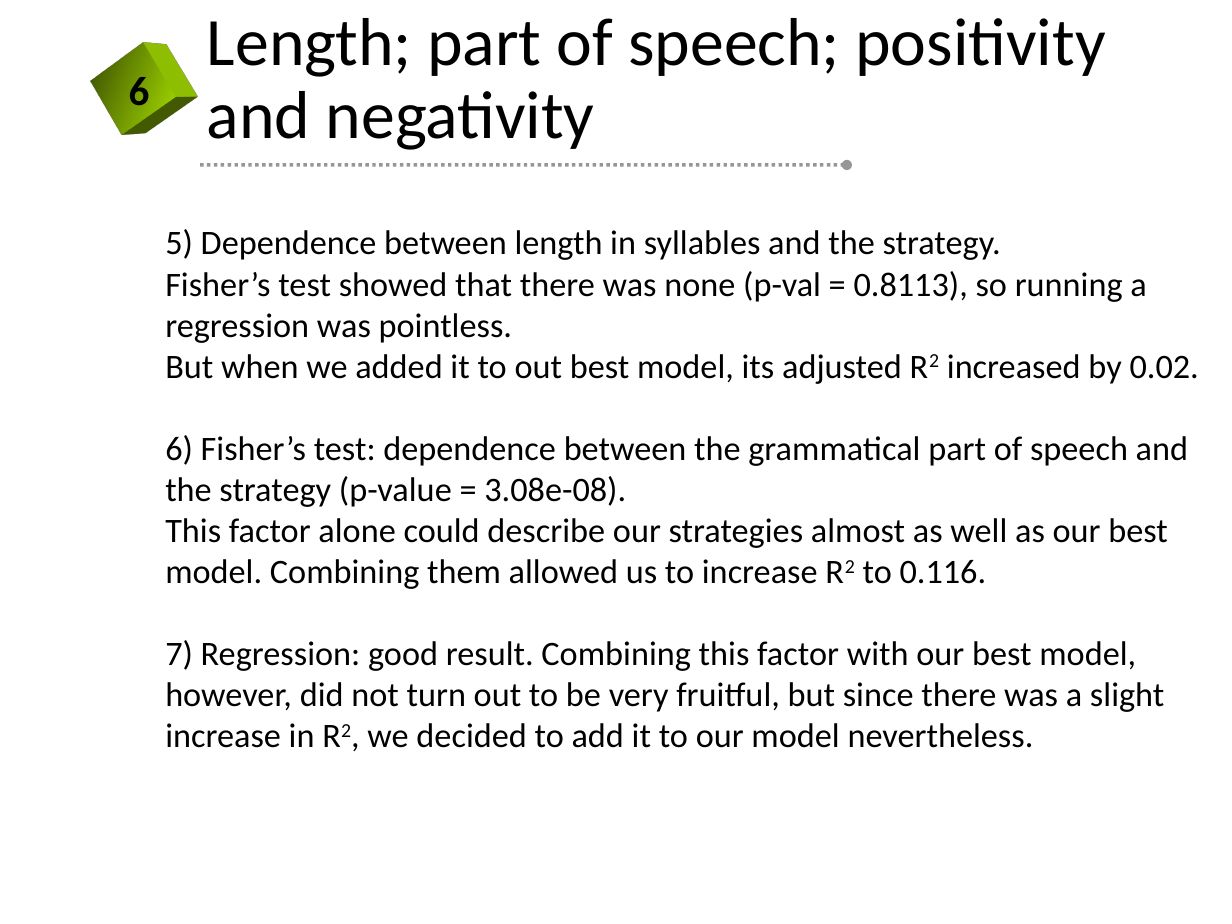
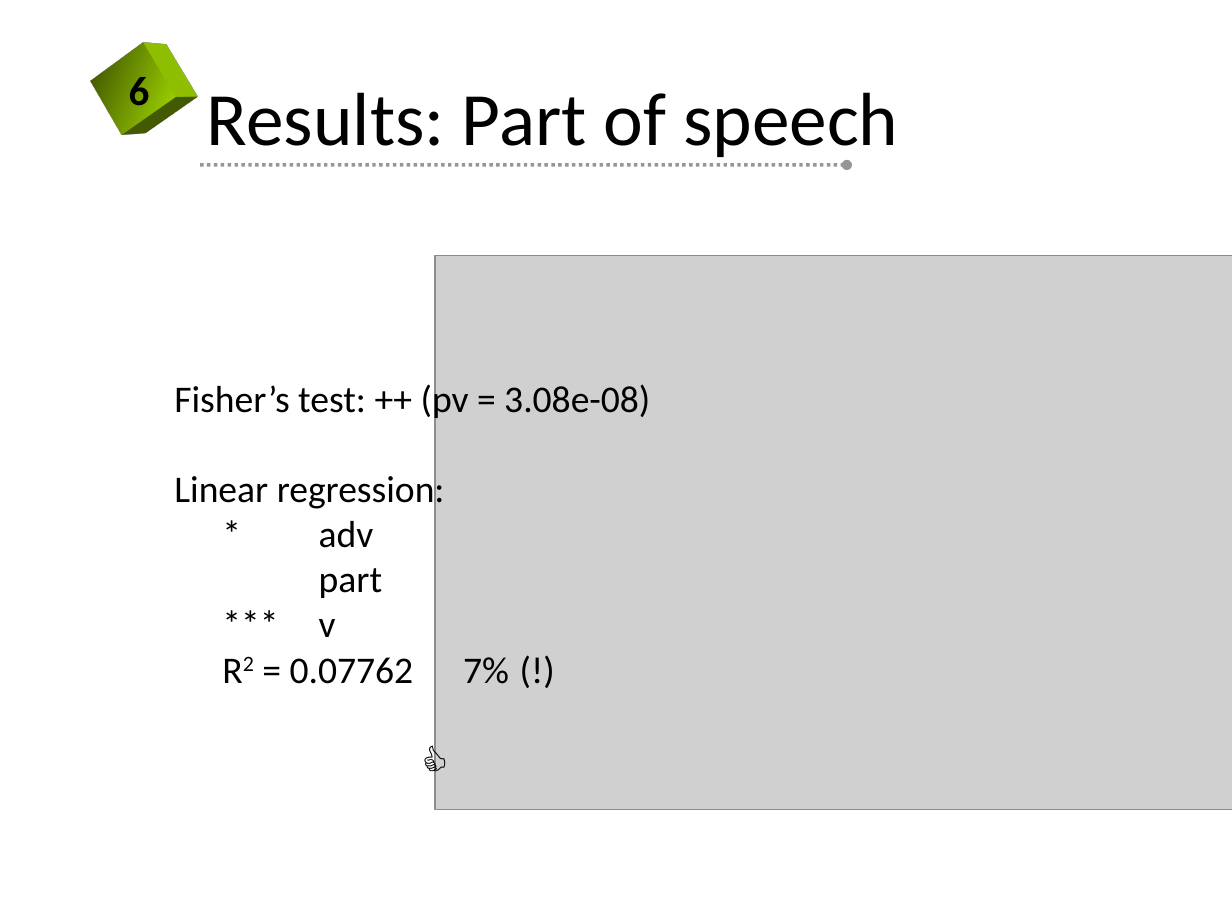
Before and after one commit to kateabr/r_project_data, a slide deck: slide 17 of slides.pptx (slide 10 before the commit). Drawn at 1232x924 pixels with LibreOffice and Linux fonts; fonts in the diff are those of the drawing; grey boxes stand for pictures; background and template pictures are left out. Boxes give left, top, right and bottom in pixels: in the first picture for what was removed or moved away, otherwise in the second. Text is boxed around its words. In the diff, an @@ line names an element or a change of style, - is before the commit and + after.

```diff
--- a/slides.pptx
+++ b/slides.pptx
@@ title at [207, 92, 898, 163]: text changed; size 39.6 to 44 pt @@
-Length; part of speech; positivity and negativity
+Results: Part of speech
@@ picture added at [435, 255, 1232, 809] @@
@@ text at [174, 380, 650, 684]: text changed; size 20 to 22 pt @@
-5) Dependence between length in syllables and the strategy.
-Fisher’s test showed that there was none (p-val = 0.8113), so running a regression was pointless.
-But when we added it to out best model, its adjusted R2 increased by 0.02.
-6) Fisher’s test: dependence between the grammatical part of speech and the strategy (p-value = 3.08e-08).
-This factor alone could describe our strategies almost as well as our best model. Combining them allowed us to increase R2 to 0.116.
-7) Regression: good result. Combining this factor with our best model, however, did not turn out to be very fruitful, but since there was a slight increase in R2, we decided to add it to our model nevertheless.
+Fisher’s test: ++ (pv = 3.08e-08)
+Linear regression:
+* adv
+part
+*** v
+R2 = 0.07762 7% (!)
+👍
```
Also in this commit, not shown: 7 other slides changed, 17 slides added, 1 slide removed.
